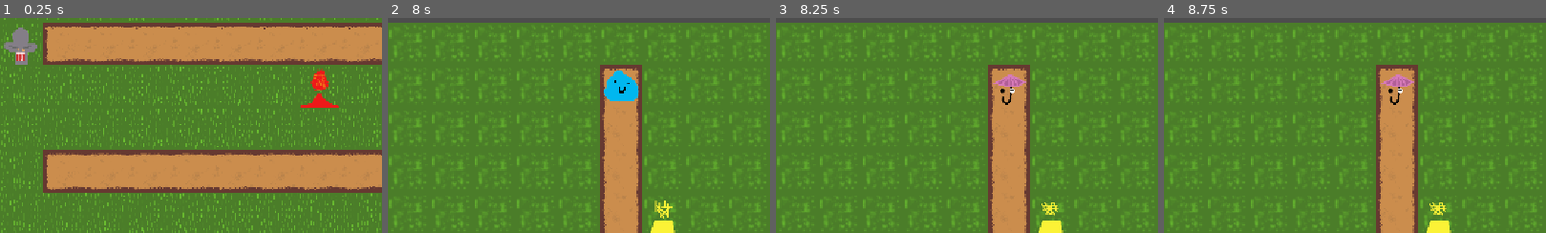
Above: before the commit, frames 1-4 (left to right).
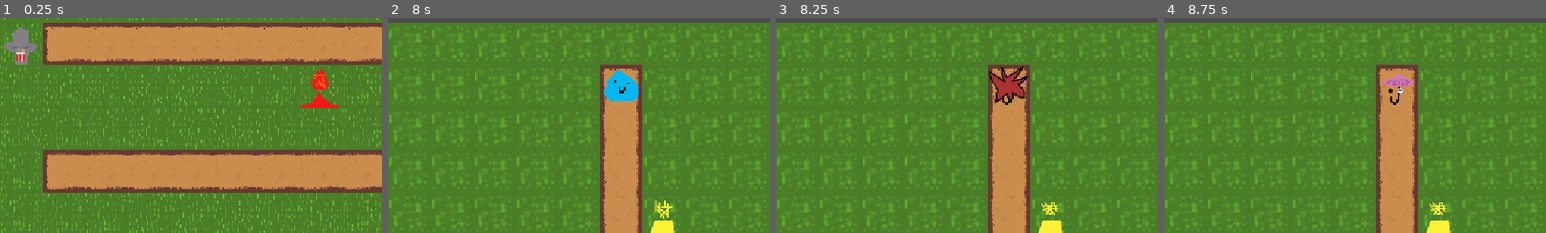
Above: after the commit, the same moments.

Repository: PeanutPiglet/SlimeTiming
Game: Godot game, scene res://levels/level0.tscn
Same seed, same stepped clock (60 frames per second), same inputs: the game is played once before the commit and once after it.
Inputs:
- Up to frame 1 (0.25 s): no input
- Up to frame 2 (8 s): hold Right (ui_right) 0.53-1.28 s; hold Shift (active) 0.53-1.28 s; tap 1 (spawn1) at 0.8, 1.35, 3.8, 4.35, 6.8, 7.35 s; tap Enter at 1.25, 2.75 s; hold Down (ui_down) 1.28-2.03 s; tap 2 (spawn2) at 1.55, 2.1, 4.55, 5.1, 7.55 s; tap Space at 2, 3.5 s; hold Right (ui_right) 2.03-3.53 s; tap 3 (spawn3) at 2.3, 2.85, 5.3, 5.85 s; tap Shift (active) at 3.05, 6.05 s; hold Shift (active) 3.53-4.28 s; hold Down (ui_down) 3.53-5.78 s; tap R (reload) at 4.15 s; hold Right (ui_right) from 5.78 s (still down); hold Shift (active) 6.53-7.28 s
- Up to frame 3 (8.25 s): tap Enter at 8 s; release Right (ui_right) at 8.03 s; hold Down (ui_down) from 8.03 s (still down); tap 2 (spawn2) at 8.1 s
- Up to frame 4 (8.75 s): keep holding Down (ui_down); tap 3 (spawn3) at 8.3 s
The pictures show only the part of the screen within x 0-50%, y 9-59%; the shares and areas given below are measured in that part.

Frames 1-2 are identical in both runs. In frame 3, 1.0% of the frame differs, in the area x 55-67%, y 22-41%; in frame 4, nothing differs.

Commit message:
feat: give explode_troop fx

Diff:
--- a/scripts/explode_troop.gd
+++ b/scripts/explode_troop.gd
@@ -1,5 +1,7 @@
 class_name Explode_troop
 extends Troop
+
+var fx_explosion = preload("res://common/fx_explosion.tscn")
 
 func _ready():
 	super._ready()
@@ -13,4 +15,9 @@
 		var tower = area.get_parent() as Tower
 		if tower and area.is_in_group("tower_damageable"):
 			tower.take_damage(damage)
+
+	var fx = fx_explosion.instantiate()
+	fx.global_position = global_position
+	get_tree().current_scene.add_child(fx)
+
 	queue_free()
